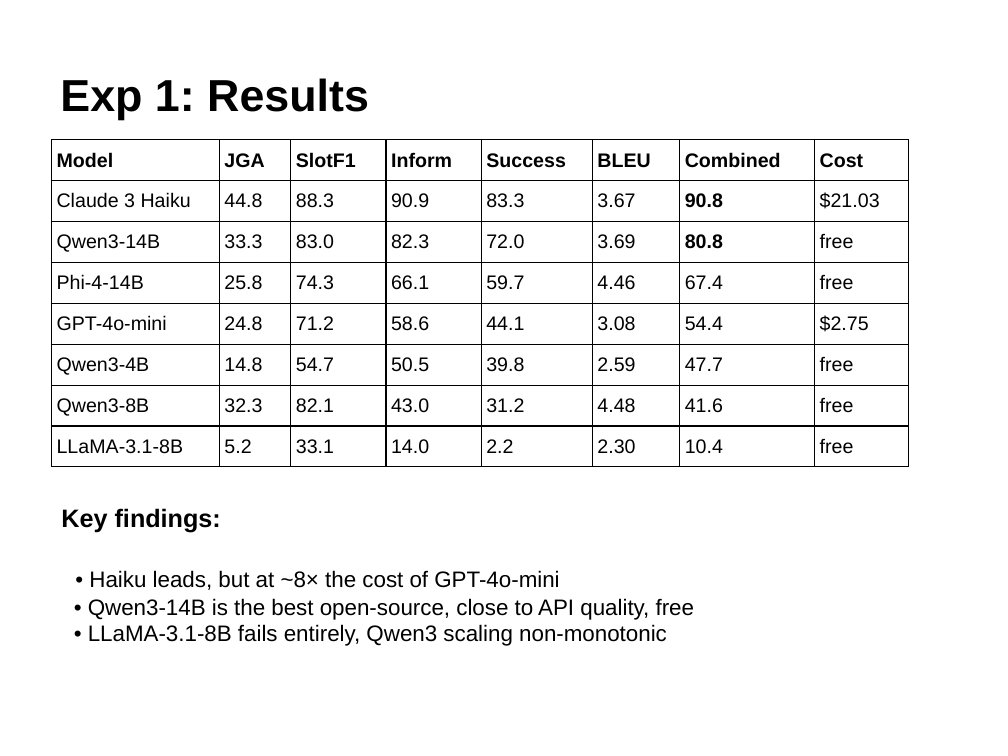
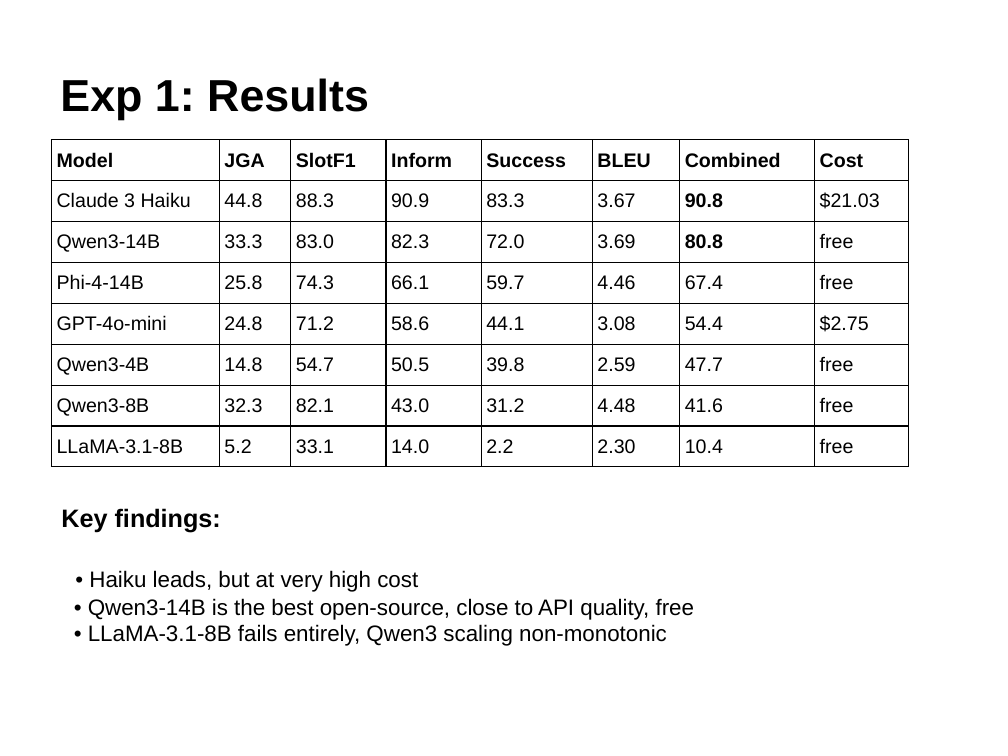
Before and after one commit to GiX007/mlp4cs, a slide deck: slide 12 of docs/presentation.pptx. Drawn at 1008x756 pixels with LibreOffice and Linux fonts; fonts in the diff are those of the drawing. Boxes give left, top, right and bottom in pixels: in the first picture for what was removed or moved away, otherwise in the second. Text is boxed around its words. In the diff, an @@ line names an element or a change of style, - is before the commit and + after.

```diff
--- a/docs/presentation.pptx
+++ b/docs/presentation.pptx
@@ text at [89, 570, 418, 592]: text changed @@
-• Haiku leads, but at ~8× the cost of GPT-4o-mini
+• Haiku leads, but at very high cost
```
Also in this commit, not shown: 9 other slides changed, 2 other files.
